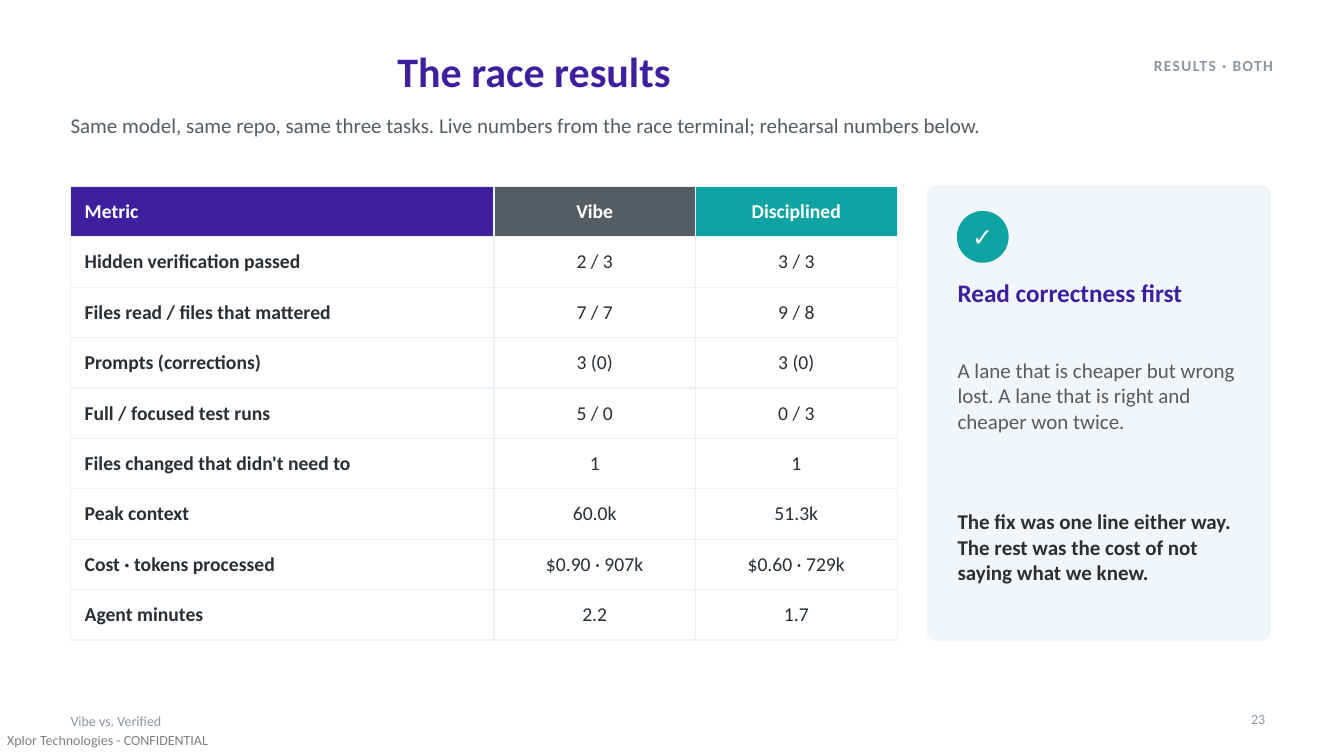
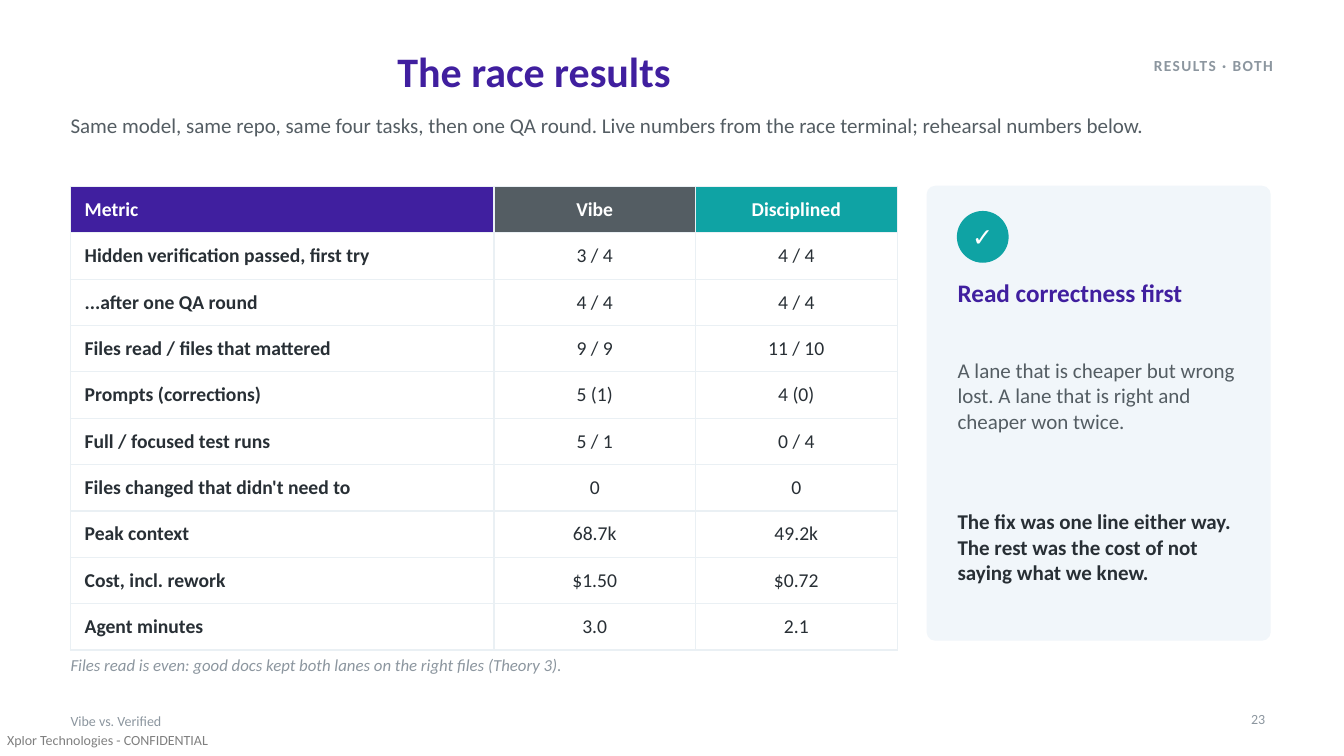
Before and after one commit to AdamMiddendorf/token-efficiency-demo, a slide deck: slide 23 of presentation/vibe-vs-verified.pptx. Drawn at 1344x756 pixels with LibreOffice and Linux fonts; fonts in the diff are those of the drawing. Boxes give left, top, right and bottom in pixels: in the first picture for what was removed or moved away, otherwise in the second. Text is boxed around its words. In the diff, an @@ line names an element or a change of style, - is before the commit and + after.

```diff
--- a/presentation/vibe-vs-verified.pptx
+++ b/presentation/vibe-vs-verified.pptx
@@ text at box(71, 118, 1143, 137): text changed @@
-Same model, same repo, same three tasks. Live numbers from the race terminal; rehearsal numbers below.
+Same model, same repo, same four tasks, then one QA round. Live numbers from the race terminal; rehearsal numbers below.
@@ table at box(71, 187, 897, 641) @@
-row 2: Hidden verification passed | 2 / 3 | 3 / 3
-row 3: Files read / files that mattered | 7 / 7 | 9 / 8
-row 4: Prompts (corrections) | 3 (0) | 3 (0)
-row 5: Full / focused test runs | 5 / 0 | 0 / 3
-row 6: Files changed that didn't need to | 1 | 1
-row 7: Peak context | 60.0k | 51.3k
-row 8: Cost · tokens processed | $0.90 · 907k | $0.60 · 729k
-row 9: Agent minutes | 2.2 | 1.7
+row 2: Hidden verification passed, first try | 3 / 4 | 4 / 4
+row 3: ...after one QA round | 4 / 4 | 4 / 4
+row 4: Files read / files that mattered | 9 / 9 | 11 / 10
+row 5: Prompts (corrections) | 5 (1) | 4 (0)
+row 6: Full / focused test runs | 5 / 1 | 0 / 4
+row 7: Files changed that didn't need to | 0 | 0
+row 8: Peak context | 68.7k | 49.2k
+row 9: Cost, incl. rework | $1.50 | $0.72
+row 10: Agent minutes | 3.0 | 2.1
@@ text added at box(71, 659, 562, 674), 12 pt, text #8C969F, italic @@
+Files read is even: good docs kept both lanes on the right files (Theory 3).
```
Also in this commit, not shown: 1 other slide changed.
